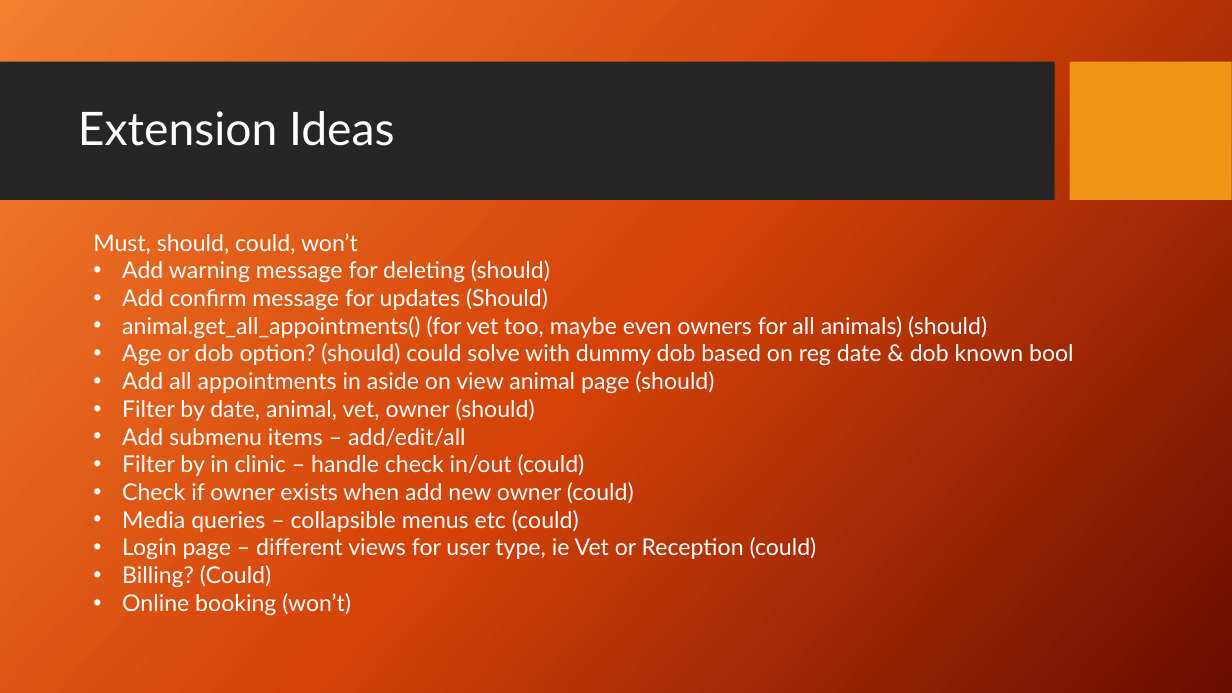
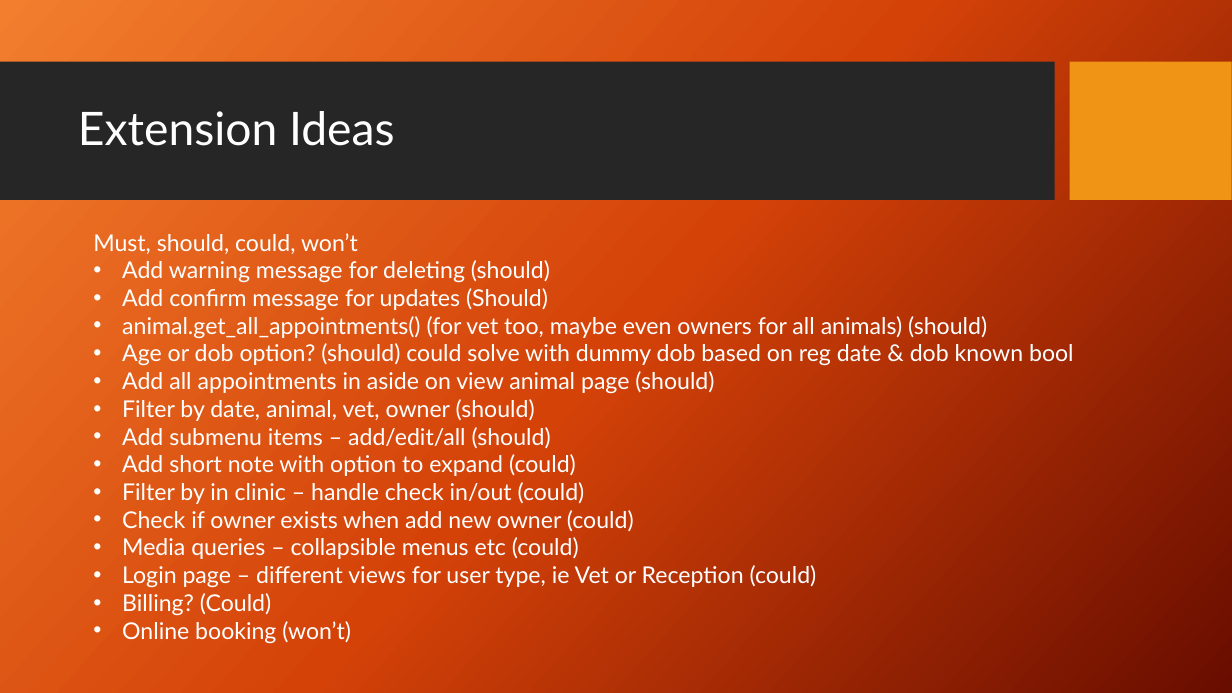
Before and after one commit to Peetfire/Animal_magic, a slide deck: slide 8 of Presentation/Vet Managment.pptx. Drawn at 1232x693 pixels with LibreOffice and Linux fonts; fonts in the diff are those of the drawing; background and template pictures are left out. Boxes give left, top, right and bottom in pixels: in the first picture for what was removed or moved away, otherwise in the second. Text is boxed around its words. In the diff, an @@ line names an element or a change of style, - is before the commit and + after.

```diff
--- a/Presentation/Vet Managment.pptx
+++ b/Presentation/Vet Managment.pptx
@@ text at (122, 427, 576, 476): text changed @@
-• Add submenu items – add/edit/all
+• Add submenu items – add/edit/all (should)
+• Add short note with option to expand (could)
```
Also in this commit, not shown: 6 other files.
